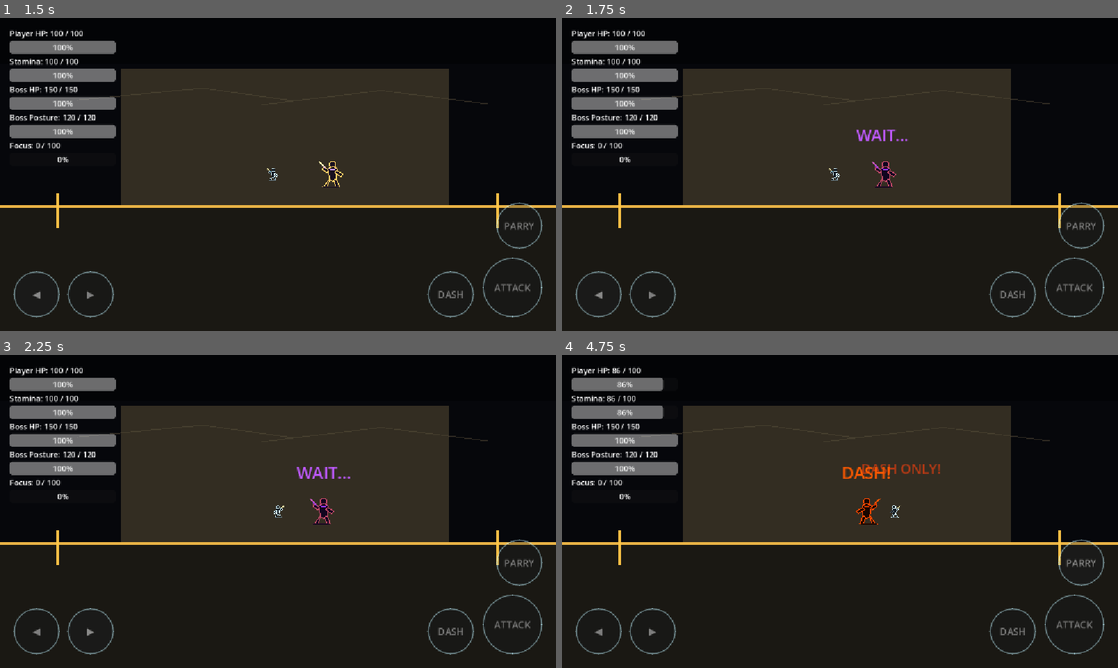
Above: before the commit, frames 1-4 (two rows, left to right).
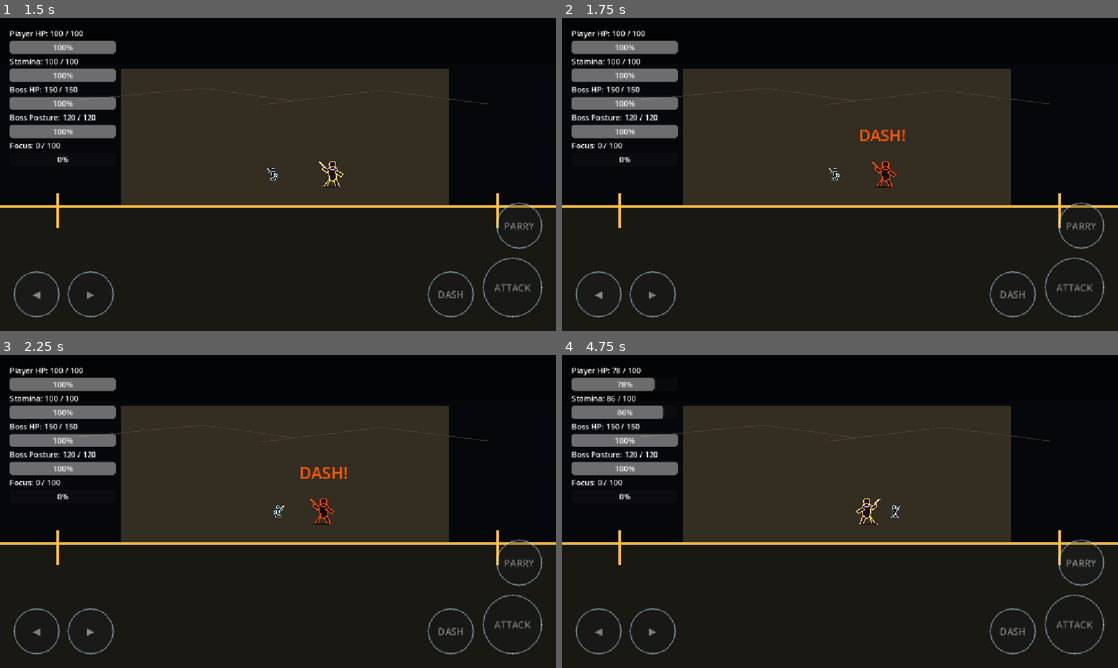
Above: after the commit, the same moments.

Repository: shanwinder/lastblade
Game: Godot game, scene res://scenes/main/BossBrokenMaster.tscn
The game is run twice, just before and just after one commit, with the same random seed, the same clock (stepped at 60 frames per second) and the same inputs.
Inputs:
- Up to frame 1 (1.5 s): click "START" at 0.5 s; click "◀" at 1.25 s
- Up to frame 2 (1.75 s): no input
- Up to frame 3 (2.25 s): click "▶" at 2 s
- Up to frame 4 (4.75 s): click "ATTACK" at 2.75 s; click "DASH" at 3.5 s; click "PARRY" at 4.25 s

Frame 1 is identical in both runs. In frame 2, 0.4% of the frame differs, in the area x 52-63%, y 35-55%; in frame 3, 0.4%; in frame 4, 0.6%, in the area x 9-68%, y 4-55%.

Commit message:
feat: enable boss difficulty curve manager

Diff:
--- a/last-blade-trial/scenes/main/BossBrokenMaster.tscn
+++ b/last-blade-trial/scenes/main/BossBrokenMaster.tscn
@@ -10,6 +10,7 @@
 [ext_resource type="Script" path="res://touch_controls.gd" id="8_touch"]
 [ext_resource type="Script" path="res://player_attack_vfx_manager.gd" id="9_player_vfx"]
 [ext_resource type="Script" path="res://game_loop_manager.gd" id="10_loop"]
+[ext_resource type="Script" path="res://boss_difficulty_curve_manager.gd" id="11_curve"]
 
 [sub_resource type="RectangleShape2D" id="RectangleShape2D_nha0i"]
 size = Vector2(32, 32)
@@ -56,6 +57,9 @@
 
 [node name="PlayerAttackVFXManager" type="Node" parent="."]
 script = ExtResource("9_player_vfx")
+
+[node name="BossDifficultyCurveManager" type="Node" parent="."]
+script = ExtResource("11_curve")
 
 [node name="HUD" type="CanvasLayer" parent="." unique_id=613196371]
 script = ExtResource("5_7w3th")
